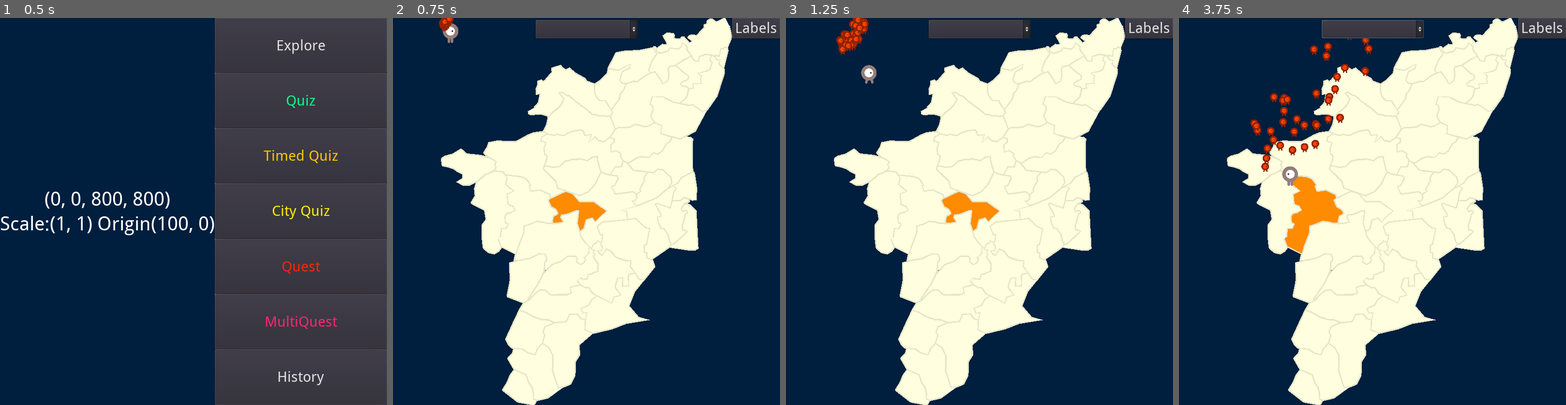
Above: before the commit, frames 1-4 (left to right).
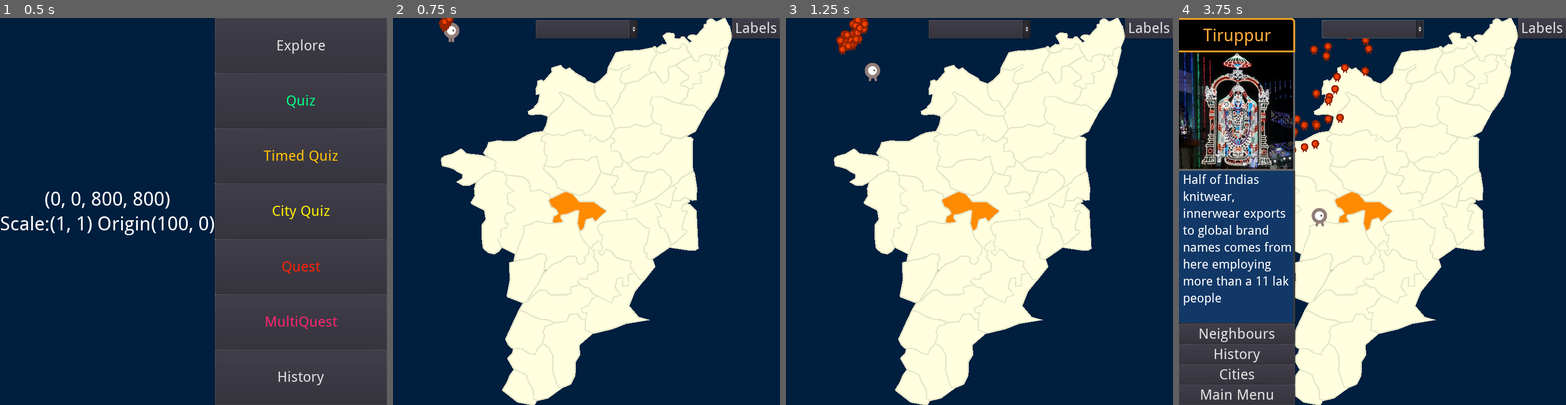
Above: after the commit, the same moments.

Repository: sharun-s/godot-tn
Game: Godot game, scene res://Node2D.tscn
Same seed, same stepped clock (60 frames per second), same inputs: the game is played once before the commit and once after it.
Inputs (mouse positions are in pixels of both pictures, inside the frame that each line leads up to):
- Up to frame 1 (0.5 s): no input
- Up to frame 2 (0.75 s): click "Explore" at 0.5 s
- Up to frame 3 (1.25 s): no input
- Up to frame 4 (3.75 s): click (1372, 29) at 1.25 s; tap Enter at 2 s; drag from (1418, 168) to (1298, 134) at 2.02 s; drag from (1295, 230) to (1418, 168) at 2.77 s; move the mouse to (1411, 126) at 3.52 s; hold Right (ui_right) from 3.53 s (still down); tap Backspace at 3.6 s

Frame 1 is identical in both runs. In frame 2, less than 0.1% of the frame differs, in the area x 12-18%, y 1-7%; in frame 3, 0.1%; in frame 4, 32%, in the area x 0-55%, y 0-100%.

Commit message:
bugfix: in gotodistrict Gopal was moving to top left bounding box of col pol rather than inside the district shifted positioning to use a city position inside district inside of the district

Diff:
--- a/TN.gd
+++ b/TN.gd
@@ -651,7 +651,8 @@
 	while $Gopal.path.size() > 0 :
 		current=$Gopal.path.pop_front()
 		var st=highlight_district(current,false)
-		var target=CD.position+CD.get_node(current).position#+Vector2(d[current][2]/2, d[current][3]/2 )
+		var target=$Cities.of[current][0].position
+		#var target=CD.position+CD.get_node(current).position#+Vector2(d[current][2]/2, d[current][3]/2 )
 		$Gopal.goto(target)
 		var x=yield($Gopal.tw, 'tween_all_completed')
 		#TODO test what happens when clicking around while Gopal is moving to target
